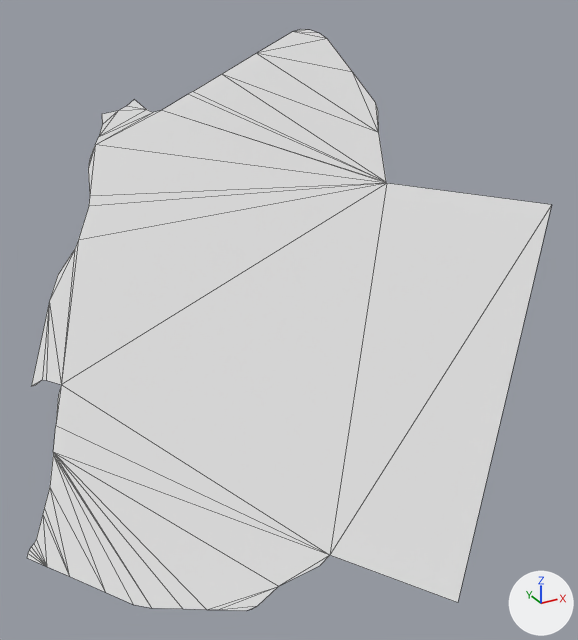
Before and after pictures for a commit that changed the OBJ model 3dobj/10m/Swaziland.obj.
Camera for both pictures: a 50 mm lens placed at (3.7485, 2.1786, -2.1582), pointed at (3.8274, 2.3221, -2.2299). The axes (+X, +Y, +Z) are drawn at lower right. The lights are the same throughout. Mesh edges are drawn as thin lines. Where no turn or scale is listed for an object, it has been applied to the vertices.

In view in the first picture: '0_Swaziland_sphere.001'.
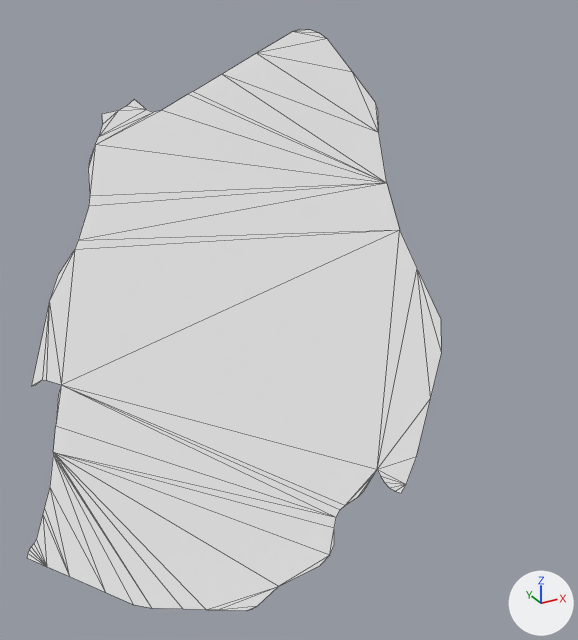
Commit message: Swaziland fix

Pixel boxes (x1, y1, x2, y2) of what changed, in the pictures (578 x 640 px):
'0_Swaziland_sphere.001', reshaped (21% narrower): before (27, 29, 551, 611); after (27, 29, 442, 611)
part 1 of me_0_swaziland_sphere_001, built on: before (57, 125, 551, 602); after (57, 125, 442, 555)

Diff of the bpy script that builds the scene:
```diff
--- a/3dobj/10m/Swaziland.obj.py
+++ b/3dobj/10m/Swaziland.obj.py
@@ me_0_swaziland_sphere_001 @@
 # used by ob_0_swaziland_sphere_001; location = (0.0, 0.0, 0.0)
-me_0_swaziland_sphere_001.from_pydata(...)  # 68 vertices, 66 faces; spans x 3.7683..3.8649, y 2.2678..2.3858, z -2.2943..-2.1708
+me_0_swaziland_sphere_001.from_pydata(...)  # 86 vertices, 84 faces; spans x 3.7683..3.8498, y 2.2851..2.3858, z -2.2943..-2.1708
+# me_0_swaziland_sphere_001 part 1
+# 2 vertices are removed from x 3.847..3.8649, y 2.2857..2.315, z -2.1997..-2.1996
+# 12 faces are deleted
+# 1 vertex moves from x 3.8346, y 2.2678, z -2.27 to x 3.8213, y 2.2915, z -2.2679
+# 20 vertices are added at x 3.8222..3.8465, y 2.2851..2.3082, z -2.2648..-2.2081
+# 30 new faces join them
 me_0_swaziland_sphere_001.materials.append(mat_none)
```
